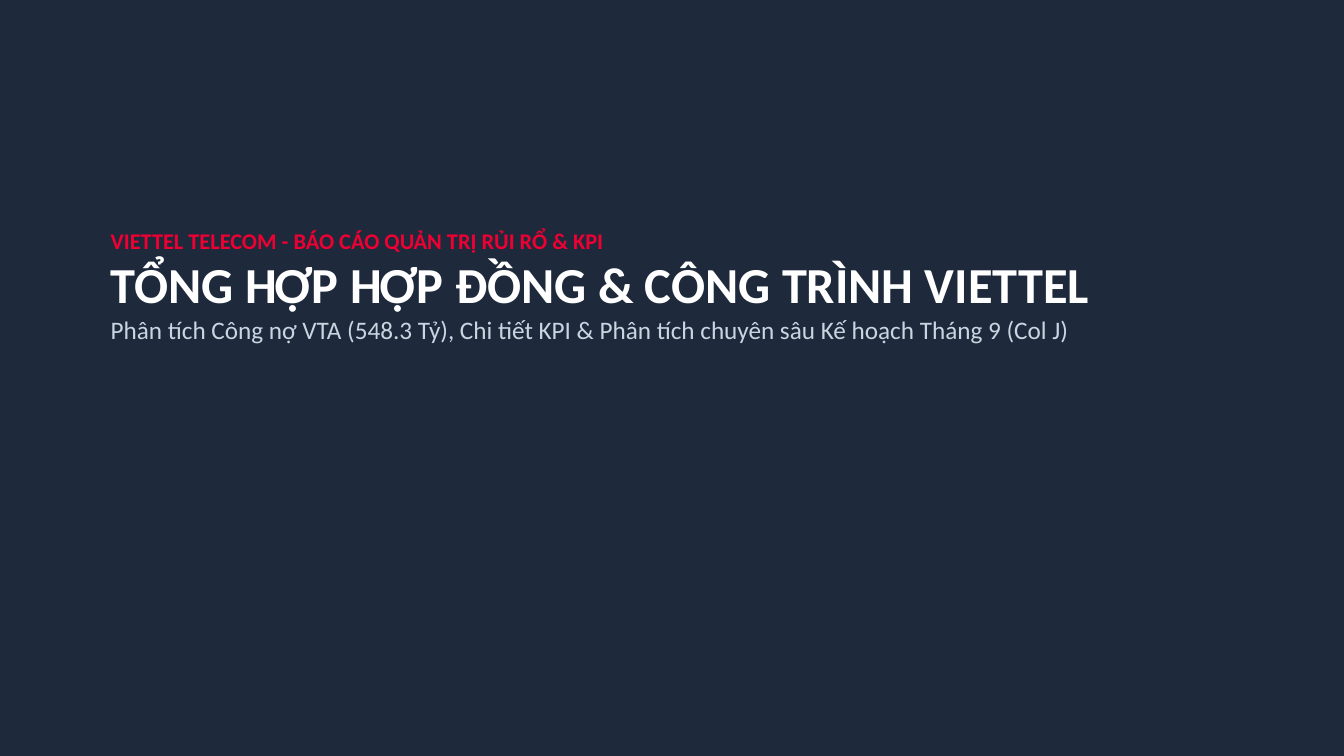
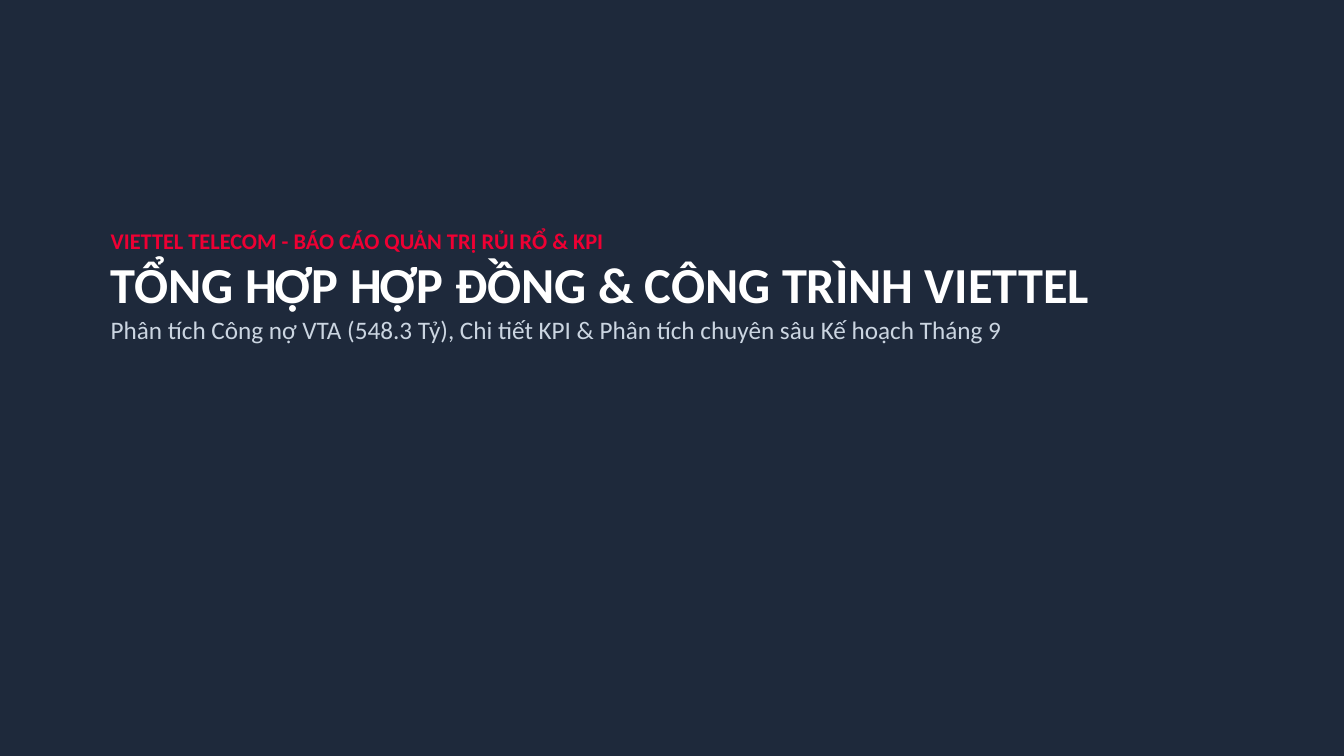
Before and after one commit to cuongph2/viettel-dashboard, a slide deck: slide 1 of Bao_Cao_Viettel_Cong_No_VTA_Slide.pptx. Drawn at 1344x756 pixels with LibreOffice and Linux fonts; fonts in the diff are those of the drawing. Boxes give left, top, right and bottom in pixels: in the first picture for what was removed or moved away, otherwise in the second. Text is boxed around its words. In the diff, an @@ line names an element or a change of style, - is before the commit and + after.

```diff
--- a/Bao_Cao_Viettel_Cong_No_VTA_Slide.pptx
+++ b/Bao_Cao_Viettel_Cong_No_VTA_Slide.pptx
@@ text at (111, 320, 1001, 344): text changed @@
-Phân tích Công nợ VTA (548.3 Tỷ), Chi tiết KPI & Phân tích chuyên sâu Kế hoạch Tháng 9 (Col J)
+Phân tích Công nợ VTA (548.3 Tỷ), Chi tiết KPI & Phân tích chuyên sâu Kế hoạch Tháng 9
```
Also in this commit, not shown: 1 other slide changed.
